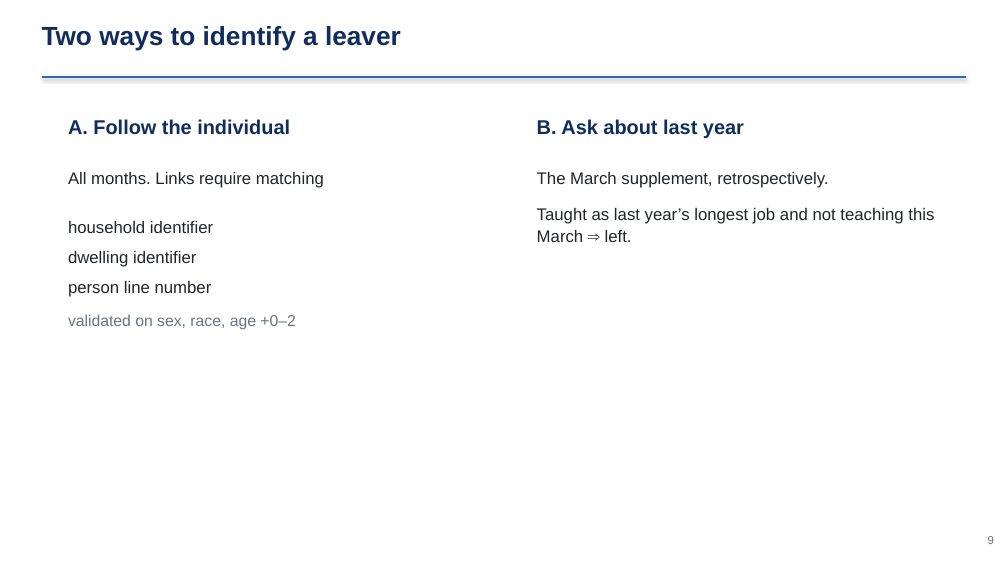
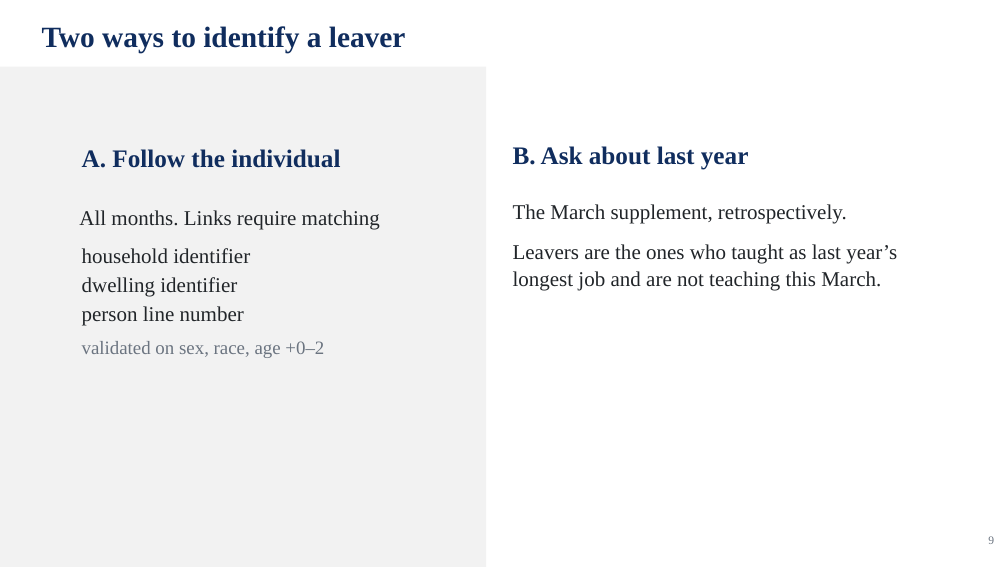
Before and after one commit to jedr1-ship-it/Alternative-Pathways----Quant, a slide deck: slide 9 of report/data_cluster/Proyect_US_cluster.pptx. Drawn at 1008x567 pixels with LibreOffice and Linux fonts; fonts in the diff are those of the drawing. Boxes give left, top, right and bottom in pixels: in the first picture for what was removed or moved away, otherwise in the second. Text is boxed around its words. In the diff, an @@ line names an element or a change of style, - is before the commit and + after.

```diff
--- a/report/data_cluster/Proyect_US_cluster.pptx
+++ b/report/data_cluster/Proyect_US_cluster.pptx
@@ text "Two ways to identify a ..." at [42,26,406,53]: size 25 to 28 pt, font Arial to Times New Roman @@
@@ rectangle added at [0,67,486,567], fill #F2F2F2 @@
@@ line removed from (42, 77) to (966, 77) @@
@@ text "A. Follow the individual": place and size @@
-text "A. Follow the individual" at [68,119,290,135]
+text "A. Follow the individual" at [82,149,340,168]
@@ text "A. Follow the individual" at [82,149,340,168]: size 19 to 24 pt, font Arial to Times New Roman; line spacing 24.3pt to 30.7pt @@
@@ text "B. Ask about last year" at [513,146,749,170]: size 19 to 24 pt, font Arial to Times New Roman; line spacing 24.3pt to 30.7pt @@
@@ text "B. Ask about last year": place and size @@
-text "B. Ask about last year" at [537,119,744,138]
+text "B. Ask about last year" at [513,146,749,170]
@@ text "All months. Links require matching": place and size @@
-text "All months. Links require matching" at [68,172,324,188]
+text "All months. Links require matching" at [79,210,380,230]
@@ text "All months. Links require matching" at [79,210,380,230]: size 16 to 20 pt, font Arial to Times New Roman; line spacing 20.5pt to 25.6pt @@
@@ text at [513,204,847,224]: size 16 to 20 pt, font Arial to Times New Roman in "The March supplement, retrospectively."; line spacing 20.5pt to 25.6pt; less space between paragraphs @@
@@ text "The March supplement, retrospectively.": place and size @@
-text "The March supplement, retrospectively." at [537,172,934,242]
+text "The March supplement, retrospectively." at [513,204,897,291]
@@ text "household identifier": place and size @@
-text "household identifier" at [68,221,295,329]
+text "household identifier" at [82,248,324,358]
@@ text "household identifier" at [82,248,324,358]: size 16 to 20 pt in "household identifier", "dwelling identifier", "person line number"; font Arial to Times New Roman; size 15 to 18 pt in "validated on sex, race, age +0–2"; line spacing 20.5pt to 25.6pt; less space between paragraphs; line spacing 19.2pt to 23pt @@
@@ text at [513,244,897,291]: text changed; size 16 to 20 pt; font Arial to Times New Roman @@
-Taught as last year’s longest job and not teaching this March ⇒ left.
+Leavers are the ones who taught as last year’s longest job and are not teaching this March.
@@ text "9" at [988,536,994,544]: font Arial to Times New Roman @@
```
Also in this commit, not shown: 47 other slides changed, 3 other files.
